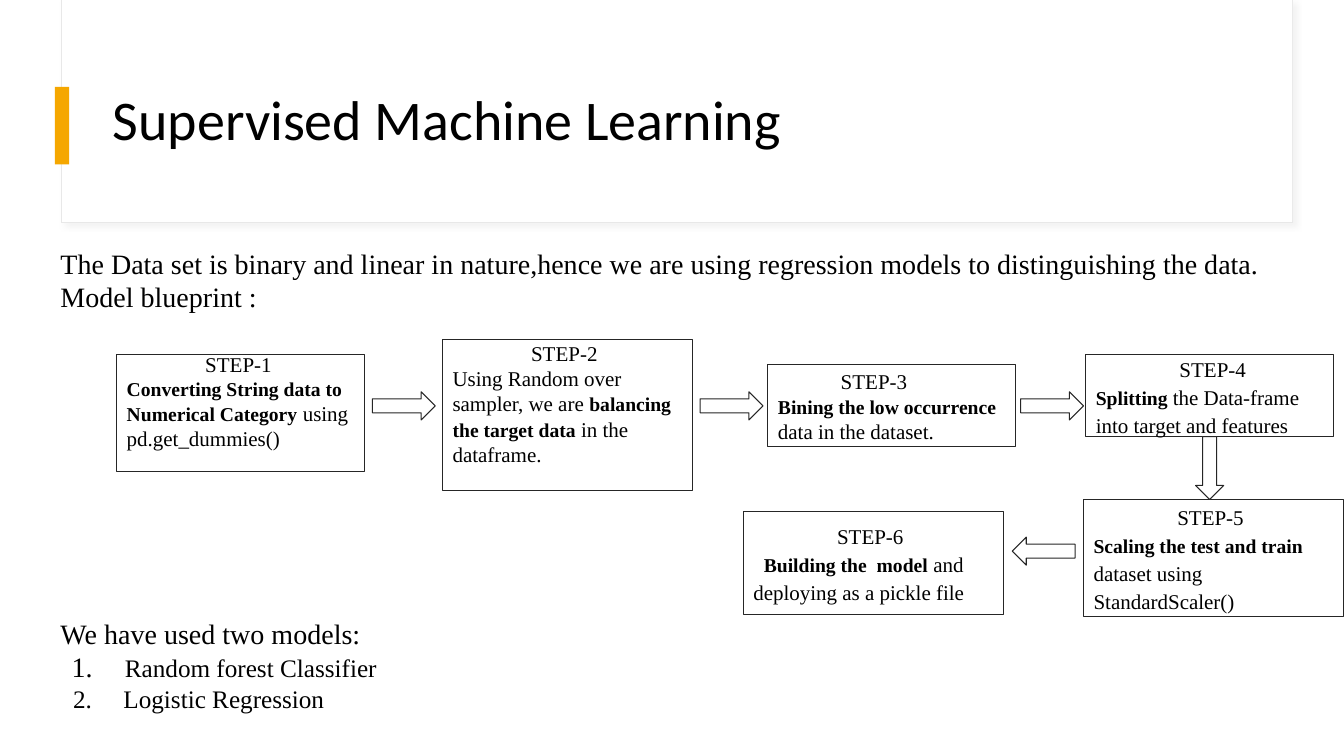
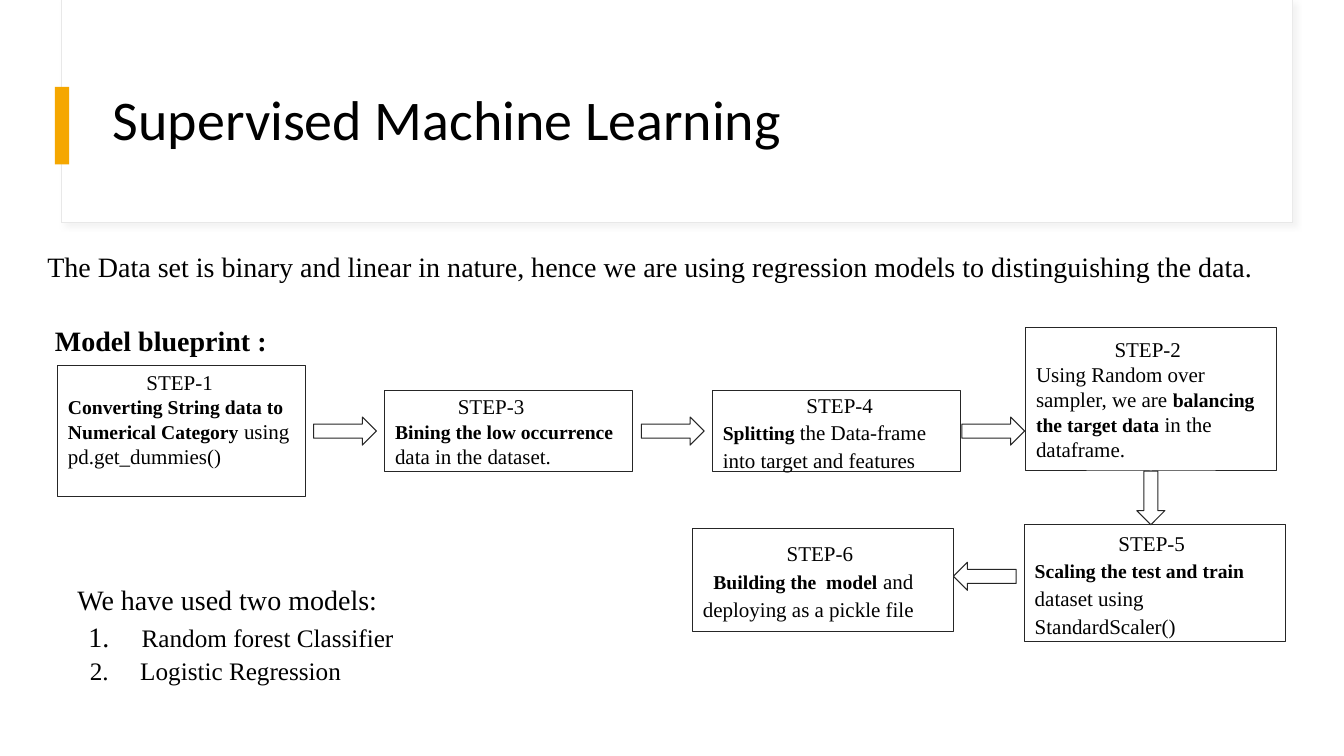
Before and after one commit to gustavo-cupertino/project-4-group-6, a slide deck: slide 10 of Project Presentation.pptx. Drawn at 1344x756 pixels with LibreOffice and Linux fonts; fonts in the diff are those of the drawing. Boxes give left, top, right and bottom in pixels: in the first picture for what was removed or moved away, otherwise in the second. Text is boxed around its words. In the diff, an @@ line names an element or a change of style, - is before the commit and + after.

Commit message:
presentation updated

```diff
--- a/Project Presentation.pptx
+++ b/Project Presentation.pptx
@@ text "The Data set is binary ...": place and size @@
-text "The Data set is binary ..." at (60,254,1258,714)
+text "The Data set is binary ..." at (47,257,1252,686)
@@ text at (47,257,1252,283): text changed @@
-The Data set is binary and linear in nature,hence we are using regression models to distinguishing the data.
+The Data set is binary and linear in nature, hence we are using regression models to distinguishing the data.
@@ rectangle "STEP-2": place and size @@
-rectangle "STEP-2" at (443,340,693,490)
+rectangle "STEP-2" at (1026,328,1276,472)
@@ text at (55,331,393,686): bold on in "Model blueprint :"; indent changed; line spacing 1 to 1.1 @@
@@ rectangle "STEP-1": place and size @@
-rectangle "STEP-1" at (117,355,365,472)
+rectangle "STEP-1" at (57,365,306,496)
@@ rectangle "STEP-3": place and size @@
-rectangle "STEP-3" at (768,365,1016,447)
+rectangle "STEP-3" at (385,390,633,472)
@@ rectangle "STEP-4": place and size @@
-rectangle "STEP-4" at (1086,355,1334,437)
+rectangle "STEP-4" at (713,390,961,472)
@@ 4 right arrows, 1 rectangle: place and size @@
-4 right arrows, 1 rectangle at (372,392,1344,617)
+4 right arrows, 1 rectangle at (314,417,1286,642)
@@ right arrow: place and size @@
-right arrow at (1196,437,1224,499)
+right arrow at (1137,471,1165,525)
@@ rectangle "STEP-6": place and size @@
-rectangle "STEP-6" at (743,511,1003,614)
+rectangle "STEP-6" at (693,528,953,631)
```
Also in this commit, not shown: 12 other slides changed, 2 slides added, 2 slides removed.
